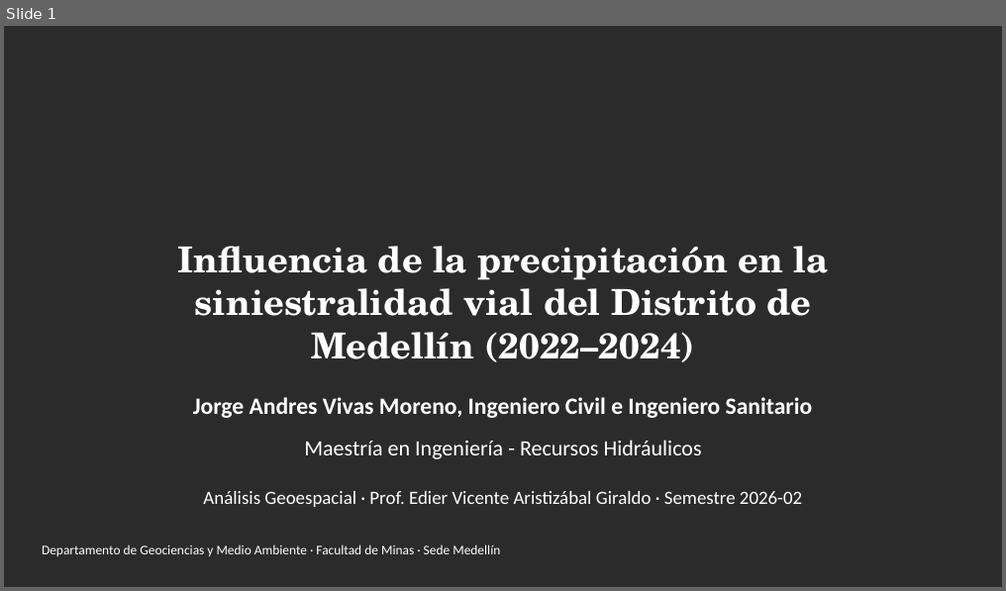
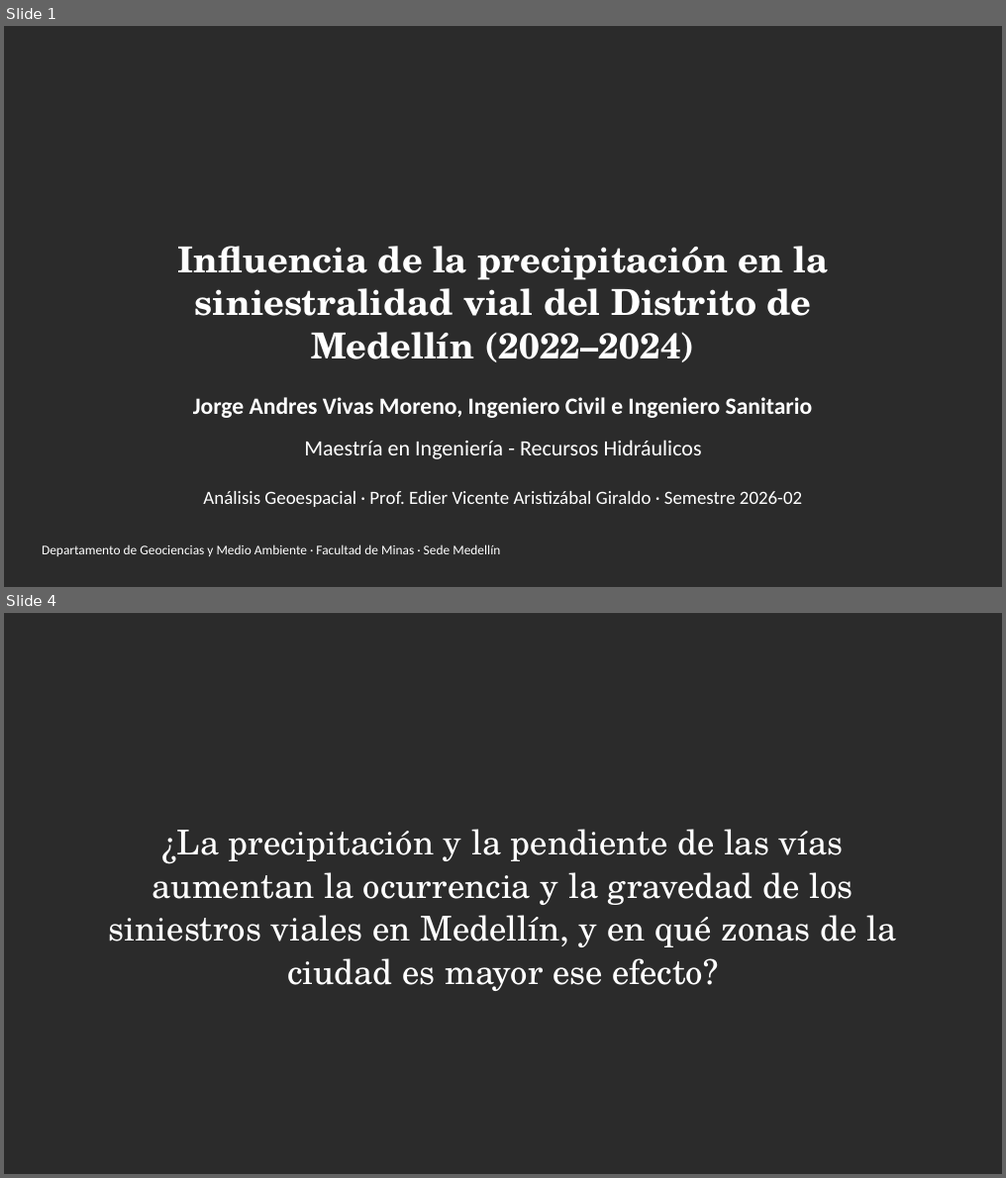
Before and after one commit to JyZ562/Analisis-Geoespacial_recipitacion-siniestralidad-medellin, a slide deck: presentacion/Precipitacion_y_Siniestralidad_Vial_en_Medellin.pptx. Shown one above the other, each under a label of ours: slide 1 before the commit, slides 1 and 4 after it; the slides between them are not shown. The pictures are 1006x591 and 1006x1178 pixels, drawn with LibreOffice and Linux fonts; fonts in the diff are those of the drawing; background and template pictures are left out; a plain dark background stands for a picture behind light text. Boxes give left, top, right and bottom in pixels: in the first picture for what was removed or moved away, otherwise in the second. Text is boxed around its words. In the diff, an @@ line names an element or a change of style, - is before the commit and + after.

```diff
--- a/presentacion/Precipitacion_y_Siniestralidad_Vial_en_Medellin.pptx
+++ b/presentacion/Precipitacion_y_Siniestralidad_Vial_en_Medellin.pptx
@@ slide 4 added at <box>4,613,1002,1174</box>, background picture (left out) @@
@@ text added at <box>109,829,896,991</box>, 44 pt, text #FFFFFF @@
+¿La precipitación y la pendiente de las vías aumentan la ocurrencia y la gravedad de los siniestros viales en Medellín, y en qué zonas de la ciudad es mayor ese efecto?
```
Also in this commit, not shown: 1 slide removed, 1 other file.
